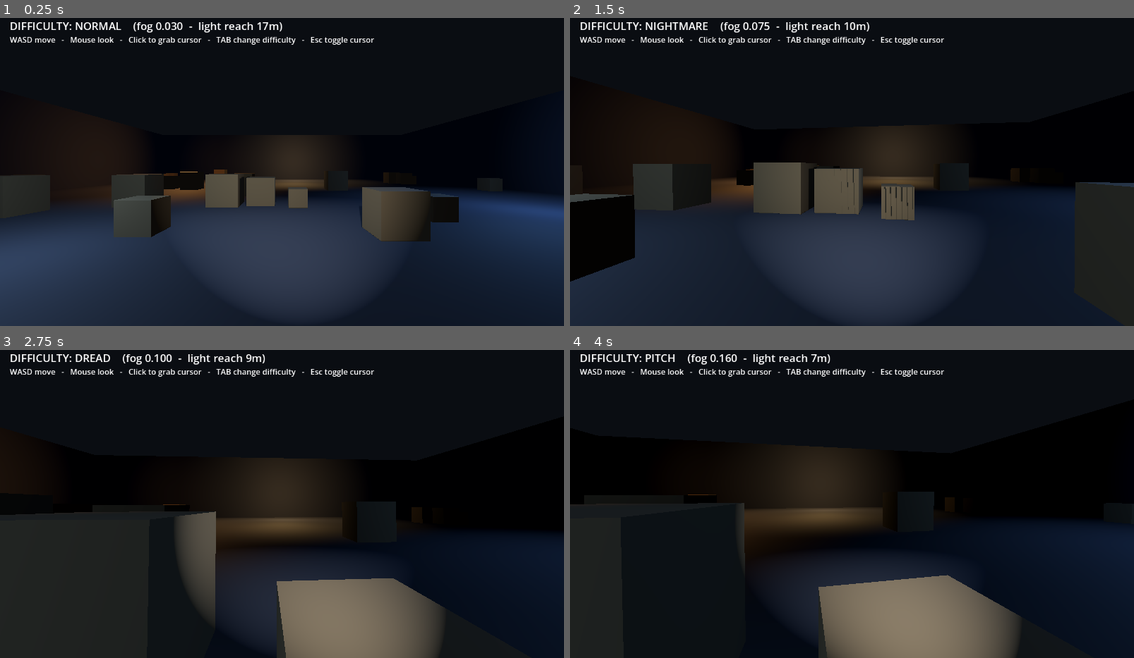
Above: before the commit, frames 1-4 (two rows, left to right).
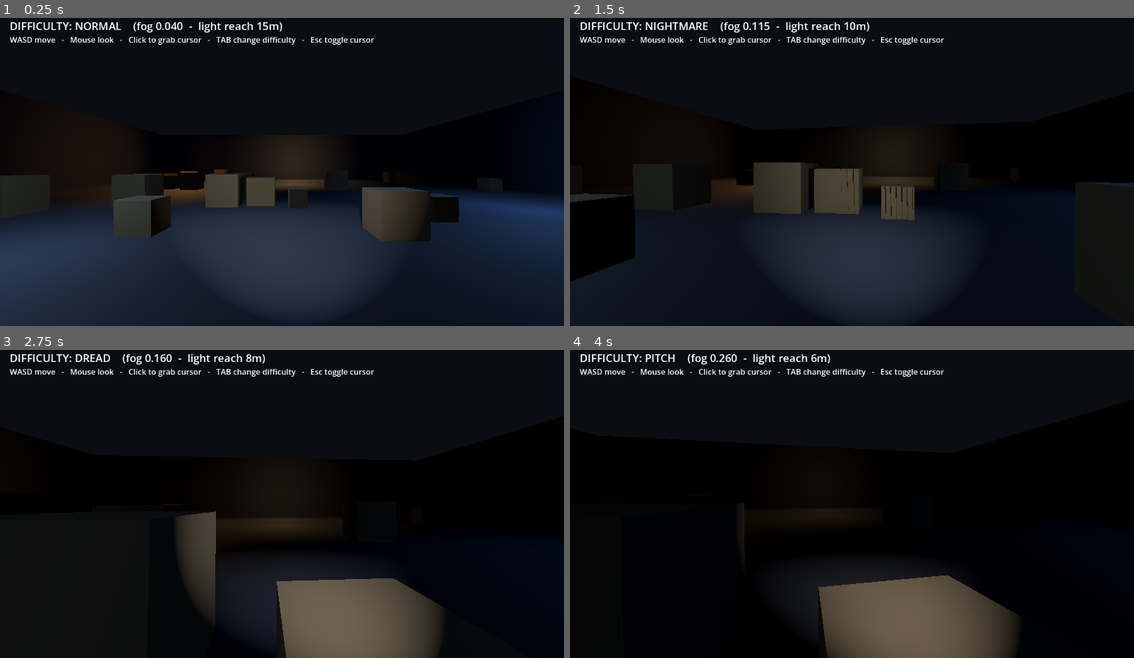
Above: after the commit, the same moments.

Repository: Ehido/gamedev
Game: Godot game, scene res://Main.tscn
Two runs of this game, one before a commit and one after it. Both use one fixed random seed, a clock stepped at 60 frames per second and the inputs below.
Inputs (mouse positions are in pixels of both pictures, inside the frame that each line leads up to):
- Up to frame 1 (0.25 s): no input
- Up to frame 2 (1.5 s): tap Enter at 0.5, 1.25 s; move the mouse to (880, 165) at 0.52 s; hold W from 0.53 s (still down); tap Tab at 0.6, 1.35 s; move the mouse to (823, 168) at 1.27 s
- Up to frame 3 (2.75 s): keep holding W; tap Enter at 2 s; move the mouse to (293, 494) at 2.02 s; tap Tab at 2.1 s
- Up to frame 4 (4 s): keep holding W; tap Enter at 2.75, 3.5 s; move the mouse to (846, 504) at 2.77 s; tap Tab at 2.85, 3.6 s; move the mouse to (891, 504) at 3.52 s

The runs differ from the first frame. In frame 1, 0.2% of the frame differs, in the area x 30-55%, y 1-62%; in frame 2, 0.8%; in frame 3, 1.7%; in frame 4, 26%, in the area x 0-100%, y 1-100%.

Commit message:
MURK: darker overall + more aggressive hard-end difficulty
Lower ambient across all tiers (darker average). Harder settings now ramp
aggressively on everything: fog thickens faster, flashlight reach/energy
taper, and the room work-lamps dim with difficulty too (not just ambient).
Ease the moving-fog volume stacking so thick presets don't whiteout.
Rebuild Windows MURK.exe.

Diff:
--- a/games/murk/scripts/Difficulty.gd
+++ b/games/murk/scripts/Difficulty.gd
@@ -9,45 +9,46 @@
 
 var level: int = Level.NORMAL
 
-# The darker tiers thicken the fog and drop the ambient light, but the
-# flashlight stays strong on purpose: darkness should feel oppressive, never
-# "I literally can't see, this is just annoying". PITCH is the floor of
-# viability, not a black screen.
+# Darker across the board, and the hard end ramps aggressively on EVERYTHING:
+# fog thickens fast, ambient + room lamps + flashlight all drop. The flashlight
+# is still the one thing you can rely on, but at the bottom you're hugging it.
+# Each preset: fog density, fog tint, flashlight reach (m) + energy, global
+# ambient, and "lamp" = a multiplier on the room work-lamps.
 const PRESETS := {
 	Level.EASY: {
 		"name": "EASY",
-		"fog": 0.012, "fog_color": Color(0.56, 0.61, 0.67),
-		"light_range": 24.0, "light_energy": 6.0, "ambient": 0.32,
+		"fog": 0.015, "fog_color": Color(0.55, 0.60, 0.66),
+		"light_range": 22.0, "light_energy": 6.0, "ambient": 0.22, "lamp": 1.00,
 	},
 	Level.NORMAL: {
 		"name": "NORMAL",
-		"fog": 0.030, "fog_color": Color(0.48, 0.51, 0.58),
-		"light_range": 17.0, "light_energy": 5.5, "ambient": 0.22,
+		"fog": 0.040, "fog_color": Color(0.46, 0.49, 0.56),
+		"light_range": 15.0, "light_energy": 5.2, "ambient": 0.13, "lamp": 0.80,
 	},
 	Level.HARD: {
 		"name": "HARD",
-		"fog": 0.050, "fog_color": Color(0.42, 0.44, 0.52),
-		"light_range": 13.0, "light_energy": 5.0, "ambient": 0.15,
+		"fog": 0.075, "fog_color": Color(0.40, 0.42, 0.50),
+		"light_range": 12.0, "light_energy": 4.8, "ambient": 0.080, "lamp": 0.60,
 	},
 	Level.NIGHTMARE: {
 		"name": "NIGHTMARE",
-		"fog": 0.075, "fog_color": Color(0.37, 0.39, 0.48),
-		"light_range": 10.0, "light_energy": 4.8, "ambient": 0.10,
+		"fog": 0.115, "fog_color": Color(0.35, 0.37, 0.46),
+		"light_range": 10.0, "light_energy": 4.5, "ambient": 0.050, "lamp": 0.45,
 	},
 	Level.DREAD: {
 		"name": "DREAD",
-		"fog": 0.100, "fog_color": Color(0.33, 0.35, 0.44),
-		"light_range": 9.0, "light_energy": 4.8, "ambient": 0.075,
+		"fog": 0.160, "fog_color": Color(0.31, 0.33, 0.42),
+		"light_range": 8.5, "light_energy": 4.2, "ambient": 0.035, "lamp": 0.33,
 	},
 	Level.ABYSS: {
 		"name": "ABYSS",
-		"fog": 0.130, "fog_color": Color(0.30, 0.32, 0.41),
-		"light_range": 8.0, "light_energy": 4.8, "ambient": 0.055,
+		"fog": 0.210, "fog_color": Color(0.28, 0.30, 0.39),
+		"light_range": 7.5, "light_energy": 4.0, "ambient": 0.025, "lamp": 0.24,
 	},
 	Level.PITCH: {
 		"name": "PITCH",
-		"fog": 0.160, "fog_color": Color(0.27, 0.29, 0.38),
-		"light_range": 7.0, "light_energy": 4.8, "ambient": 0.040,
+		"fog": 0.260, "fog_color": Color(0.25, 0.27, 0.36),
+		"light_range": 6.5, "light_energy": 3.8, "ambient": 0.016, "lamp": 0.15,
 	},
 }
 
--- a/games/murk/scripts/Main.gd
+++ b/games/murk/scripts/Main.gd
@@ -54,6 +54,8 @@
 	lamp.light_color = color
 	lamp.light_energy = energy
 	lamp.omni_range = range_m
+	lamp.set_meta("base_energy", energy)  # so difficulty can dim them
+	lamp.add_to_group("lamp")
 	add_child(lamp)
 
 func _build_room() -> void:
@@ -146,7 +148,7 @@
 	_env.ambient_light_energy = d["ambient"]
 
 	if _fog_material:
-		_fog_material.set_shader_parameter("base_density", float(d["fog"]) * 0.8)
+		_fog_material.set_shader_parameter("base_density", float(d["fog"]) * 0.6)
 		var c: Color = d["fog_color"]
 		_fog_material.set_shader_parameter("fog_albedo", Vector3(c.r, c.g, c.b))
 
@@ -154,6 +156,10 @@
 		light.spot_range = d["light_range"]
 		light.light_energy = d["light_energy"]
 
+	var lamp_scale: float = d.get("lamp", 1.0)
+	for lamp in get_tree().get_nodes_in_group("lamp"):
+		lamp.light_energy = float(lamp.get_meta("base_energy")) * lamp_scale
+
 	if _hud:
 		_hud.text = "DIFFICULTY: %s    (fog %.3f  -  light reach %.0fm)" % [
 			d["name"], d["fog"], d["light_range"]]
